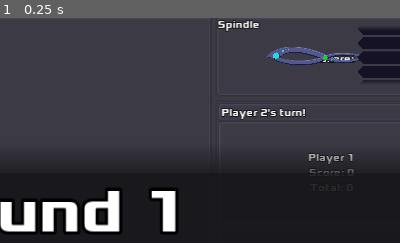
Above: before the commit, frame 1.
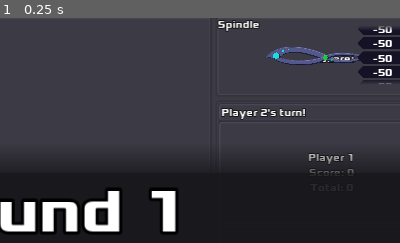
Above: after the commit, the same moment.

Repository: zacryol/spindle-of-serendipity
Game: Godot game, scene res://game/GamePanel.tscn
Two runs of this game, one before a commit and one after it. Both use one fixed random seed, a clock stepped at 60 frames per second and the inputs below. This scene is started directly instead of the project's main scene.
Inputs:
- Up to frame 1 (0.25 s): no input
The pictures show only the part of the screen within x 44-94%, y 7-57%; the shares and areas given below are measured in that part.

The runs differ from the first frame. In frame 1, 0.4% of the frame differs, in the area x 93-98%, y 3-30%.
Error in both runs: Division By Zero in operator '%'. (res://system/singletons/EntryManager.gd:72)

Commit message:
Fleshed out design of Spindle Score Panel

Diff:
--- /dev/null
+++ b/godot/game/components/ScoreItem.gd
@@ -0,0 +1,6 @@
+extends Panel
+
+var value: int = 5
+
+func _ready():
+	pass
--- /dev/null
+++ b/godot/game/components/ScoreItem.tscn
@@ -0,0 +1,37 @@
+[gd_scene load_steps=5 format=2]
+
+[ext_resource path="res://Xolonium-Bold.otf" type="DynamicFontData" id=1]
+[ext_resource path="res://game/components/ScoreItem.gd" type="Script" id=2]
+
+[sub_resource type="StyleBoxFlat" id=1]
+bg_color = Color( 0.0862745, 0.0705882, 0.14902, 1 )
+corner_radius_top_left = 9
+corner_radius_bottom_left = 9
+corner_detail = 1
+
+[sub_resource type="DynamicFont" id=2]
+font_data = ExtResource( 1 )
+
+[node name="ScoreItem" type="Panel"]
+margin_right = 75.0
+margin_bottom = 19.0
+size_flags_vertical = 3
+custom_styles/panel = SubResource( 1 )
+script = ExtResource( 2 )
+__meta__ = {
+"_edit_use_anchors_": false
+}
+
+[node name="Label" type="Label" parent="."]
+anchor_left = 1.0
+anchor_top = 0.5
+anchor_right = 1.0
+anchor_bottom = 0.5
+margin_left = -50.0
+margin_top = -9.5
+margin_bottom = 10.5
+custom_fonts/font = SubResource( 2 )
+text = "-50"
+__meta__ = {
+"_edit_use_anchors_": false
+}
--- a/godot/game/components/Spindle.gd
+++ b/godot/game/components/Spindle.gd
@@ -11,6 +11,9 @@
 
 var current_state: int = State.INACTIVE
 var current_value: int
+
+
+
 
 func set_state(new_state: int) -> void:
 	current_state = new_state
--- a/godot/game/components/Spindle.tscn
+++ b/godot/game/components/Spindle.tscn
@@ -1,7 +1,8 @@
-[gd_scene load_steps=7 format=2]
+[gd_scene load_steps=6 format=2]
 
 [ext_resource path="res://game/components/Spindle.gd" type="Script" id=1]
 [ext_resource path="res://tex/spindle.png" type="Texture" id=2]
+[ext_resource path="res://game/components/SpindleScores.tscn" type="PackedScene" id=3]
 
 [sub_resource type="Animation" id=1]
 resource_name = "Back"
@@ -34,17 +35,6 @@
 "update": 0,
 "values": [ Vector2( 33, 46 ), Vector2( 75, 46 ) ]
 }
-
-[sub_resource type="StyleBoxFlat" id=3]
-bg_color = Color( 0.0862745, 0.0705882, 0.14902, 1 )
-corner_radius_top_left = 9
-corner_radius_bottom_left = 9
-corner_detail = 1
-
-[sub_resource type="StyleBoxFlat" id=4]
-bg_color = Color( 0.235294, 0.227451, 0.266667, 1 )
-shadow_color = Color( 0.235294, 0.227451, 0.266667, 1 )
-shadow_size = 9
 
 [node name="Spindle" type="Control"]
 anchor_right = 1.0
@@ -108,89 +98,5 @@
 anims/Back = SubResource( 1 )
 anims/Forward = SubResource( 2 )
 
-[node name="Control" type="Control" parent="."]
-margin_left = 224.0
-margin_top = 5.0
-margin_right = 299.0
-margin_bottom = 120.0
-rect_clip_content = true
-__meta__ = {
-"_edit_use_anchors_": false
-}
-
-[node name="ColorRect" type="ColorRect" parent="Control"]
-visible = false
-anchor_right = 1.0
-anchor_bottom = 1.0
-
-[node name="VBoxContainer" type="VBoxContainer" parent="Control"]
-anchor_right = 1.0
-anchor_bottom = 1.0
-margin_top = -20.0
-margin_bottom = 22.0
-__meta__ = {
-"_edit_use_anchors_": false
-}
-
-[node name="Panel" type="Panel" parent="Control/VBoxContainer"]
-margin_right = 75.0
-margin_bottom = 19.0
-size_flags_vertical = 3
-custom_styles/panel = SubResource( 3 )
-
-[node name="Panel2" type="Panel" parent="Control/VBoxContainer"]
-margin_top = 23.0
-margin_right = 75.0
-margin_bottom = 42.0
-size_flags_vertical = 3
-custom_styles/panel = SubResource( 3 )
-
-[node name="Panel3" type="Panel" parent="Control/VBoxContainer"]
-margin_top = 46.0
-margin_right = 75.0
-margin_bottom = 65.0
-size_flags_vertical = 3
-custom_styles/panel = SubResource( 3 )
-
-[node name="Panel4" type="Panel" parent="Control/VBoxContainer"]
-margin_top = 69.0
-margin_right = 75.0
-margin_bottom = 88.0
-size_flags_vertical = 3
-custom_styles/panel = SubResource( 3 )
-
-[node name="Panel5" type="Panel" parent="Control/VBoxContainer"]
-margin_top = 92.0
-margin_right = 75.0
-margin_bottom = 111.0
-size_flags_vertical = 3
-custom_styles/panel = SubResource( 3 )
-
-[node name="Panel6" type="Panel" parent="Control/VBoxContainer"]
-margin_top = 115.0
-margin_right = 75.0
-margin_bottom = 134.0
-size_flags_vertical = 3
-custom_styles/panel = SubResource( 3 )
-
-[node name="Panel7" type="Panel" parent="Control/VBoxContainer"]
-margin_top = 138.0
-margin_right = 75.0
-margin_bottom = 157.0
-size_flags_vertical = 3
-custom_styles/panel = SubResource( 3 )
-
-[node name="Panel" type="Panel" parent="Control"]
-margin_left = -29.0
-margin_top = -28.6818
-margin_right = 104.0
-margin_bottom = 7.31821
-custom_styles/panel = SubResource( 4 )
-
-[node name="Panel2" type="Panel" parent="Control"]
-margin_left = -25.6364
-margin_top = 102.078
-margin_right = 107.364
-margin_bottom = 138.078
-custom_styles/panel = SubResource( 4 )
+[node name="SpindleScores" parent="." instance=ExtResource( 3 )]
 [connection signal="pressed" from="Button" to="." method="_on_Button_pressed"]
--- /dev/null
+++ b/godot/game/components/SpindleScores.gd
@@ -0,0 +1,19 @@
+extends Control
+
+
+var scores: Array = [
+	5,
+	10,
+	15,
+	20,
+	25,
+	30,
+	35,
+	40,
+	45,
+	50,
+]
+
+
+func _ready():
+	pass
--- /dev/null
+++ b/godot/game/components/SpindleScores.tscn
@@ -0,0 +1,74 @@
+[gd_scene load_steps=4 format=2]
+
+[ext_resource path="res://game/components/SpindleScores.gd" type="Script" id=1]
+[ext_resource path="res://game/components/ScoreItem.tscn" type="PackedScene" id=2]
+
+[sub_resource type="StyleBoxFlat" id=2]
+bg_color = Color( 0.235294, 0.227451, 0.266667, 1 )
+shadow_color = Color( 0.235294, 0.227451, 0.266667, 1 )
+shadow_size = 9
+
+[node name="SpindleScores" type="Control"]
+margin_left = 224.0
+margin_top = 5.0
+margin_right = 299.0
+margin_bottom = 120.0
+rect_clip_content = true
+script = ExtResource( 1 )
+__meta__ = {
+"_edit_use_anchors_": false
+}
+
+[node name="ColorRect" type="ColorRect" parent="."]
+visible = false
+anchor_right = 1.0
+anchor_bottom = 1.0
+
+[node name="VBoxContainer" type="VBoxContainer" parent="."]
+anchor_right = 1.0
+anchor_bottom = 1.0
+margin_top = -20.0
+margin_bottom = 22.0
+__meta__ = {
+"_edit_use_anchors_": false
+}
+
+[node name="ScoreItem" parent="VBoxContainer" instance=ExtResource( 2 )]
+
+[node name="ScoreItem2" parent="VBoxContainer" instance=ExtResource( 2 )]
+margin_top = 23.0
+margin_bottom = 42.0
+
+[node name="ScoreItem3" parent="VBoxContainer" instance=ExtResource( 2 )]
+margin_top = 46.0
+margin_bottom = 65.0
+
+[node name="ScoreItem4" parent="VBoxContainer" instance=ExtResource( 2 )]
+margin_top = 69.0
+margin_bottom = 88.0
+
+[node name="ScoreItem5" parent="VBoxContainer" instance=ExtResource( 2 )]
+margin_top = 92.0
+margin_bottom = 111.0
+
+[node name="ScoreItem6" parent="VBoxContainer" instance=ExtResource( 2 )]
+margin_top = 115.0
+margin_bottom = 134.0
+
+[node name="ScoreItem7" parent="VBoxContainer" instance=ExtResource( 2 )]
+margin_top = 138.0
+margin_bottom = 157.0
+
+[node name="Panel" type="Panel" parent="."]
+margin_left = -29.0
+margin_top = -28.6818
+margin_right = 104.0
+margin_bottom = 7.31821
+custom_styles/panel = SubResource( 2 )
+
+[node name="Panel2" type="Panel" parent="."]
+margin_left = -25.6364
+margin_top = 102.078
+margin_right = 107.364
+margin_bottom = 138.078
+custom_styles/panel = SubResource( 2 )
